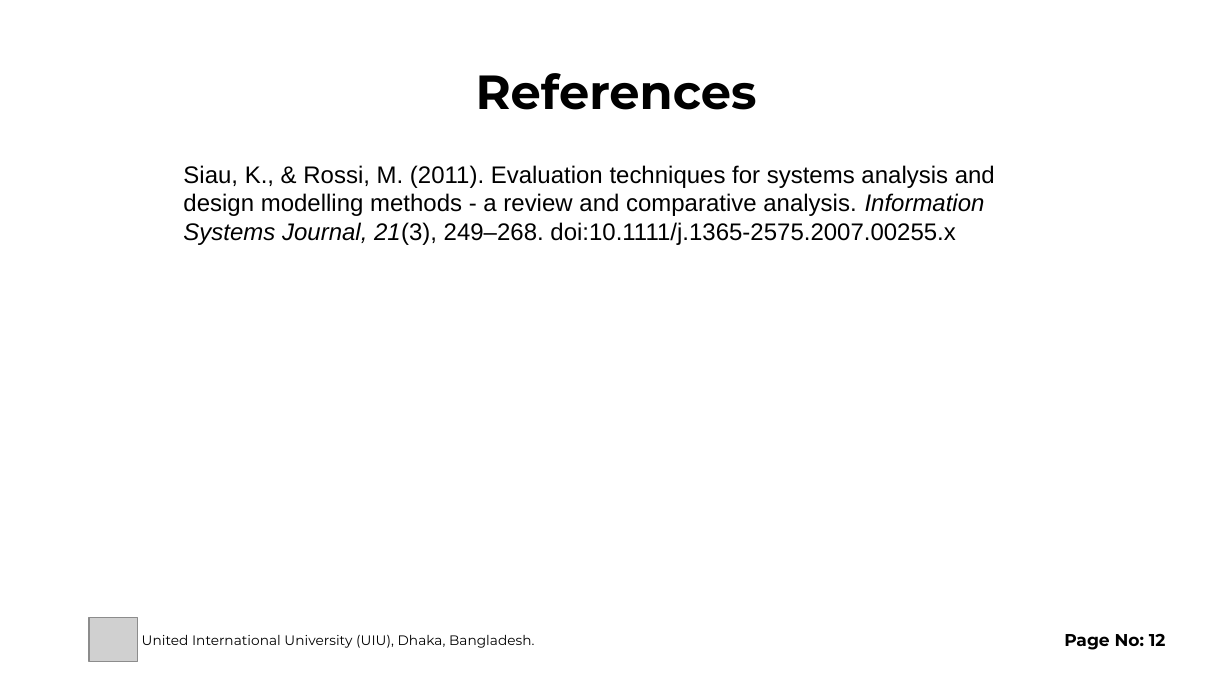
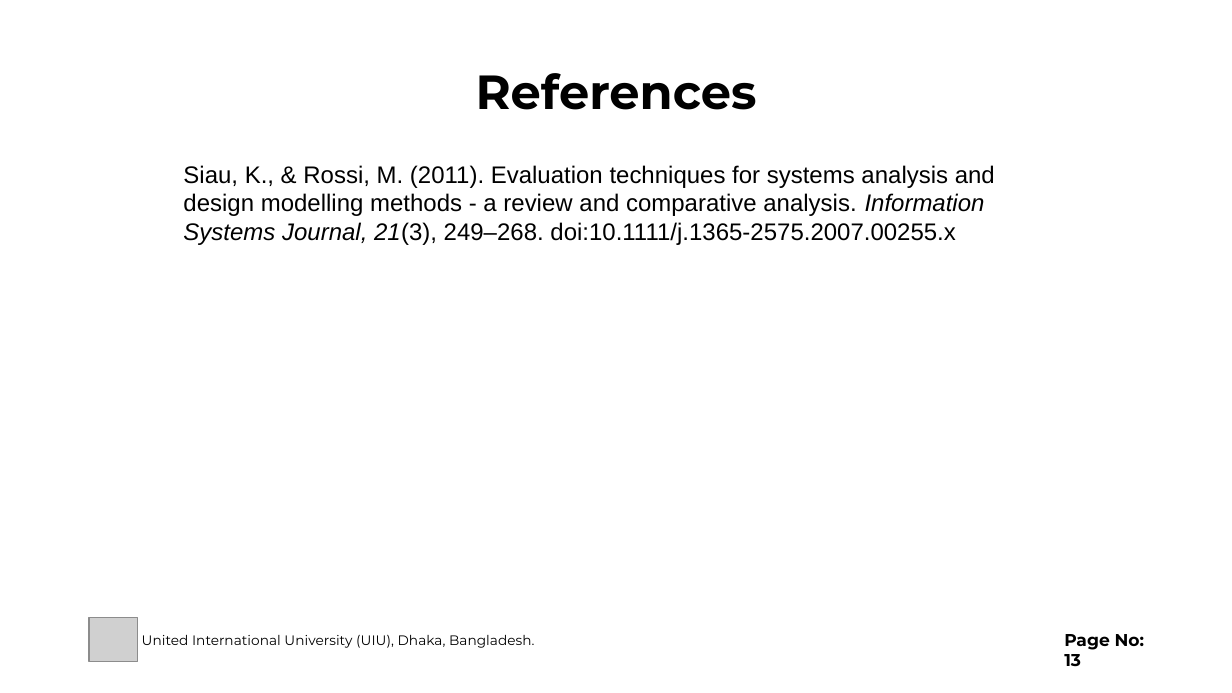
Before and after one commit to SifatNiloy/backups, a slide deck: slide 13 of Reacherch Paper Review.pptx (slide 12 before the commit). Drawn at 1232x693 pixels with LibreOffice and Linux fonts; fonts in the diff are those of the drawing; grey boxes stand for pictures. Boxes give left, top, right and bottom in pixels: in the first picture for what was removed or moved away, otherwise in the second. Text is boxed around its words. In the diff, an @@ line names an element or a change of style, - is before the commit and + after.

```diff
--- a/Reacherch Paper Review.pptx
+++ b/Reacherch Paper Review.pptx
@@ text at (1064, 634, 1144, 667): text changed @@
-Page No: 12
+Page No: 13
```
Also in this commit, not shown: 10 other slides changed, 3 slides added, 2 slides removed.
